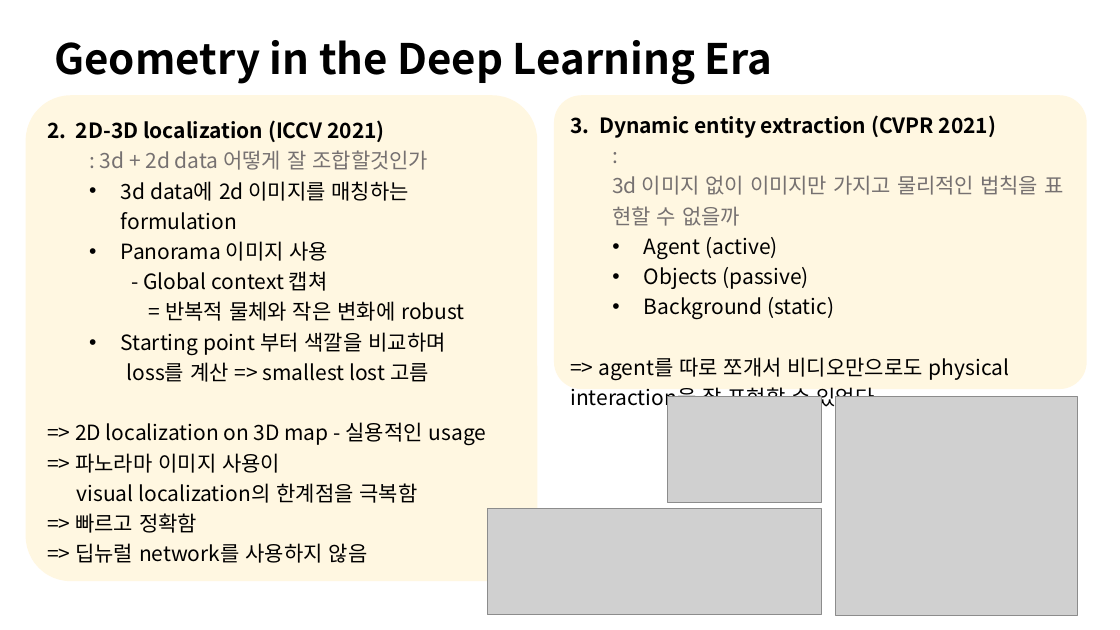
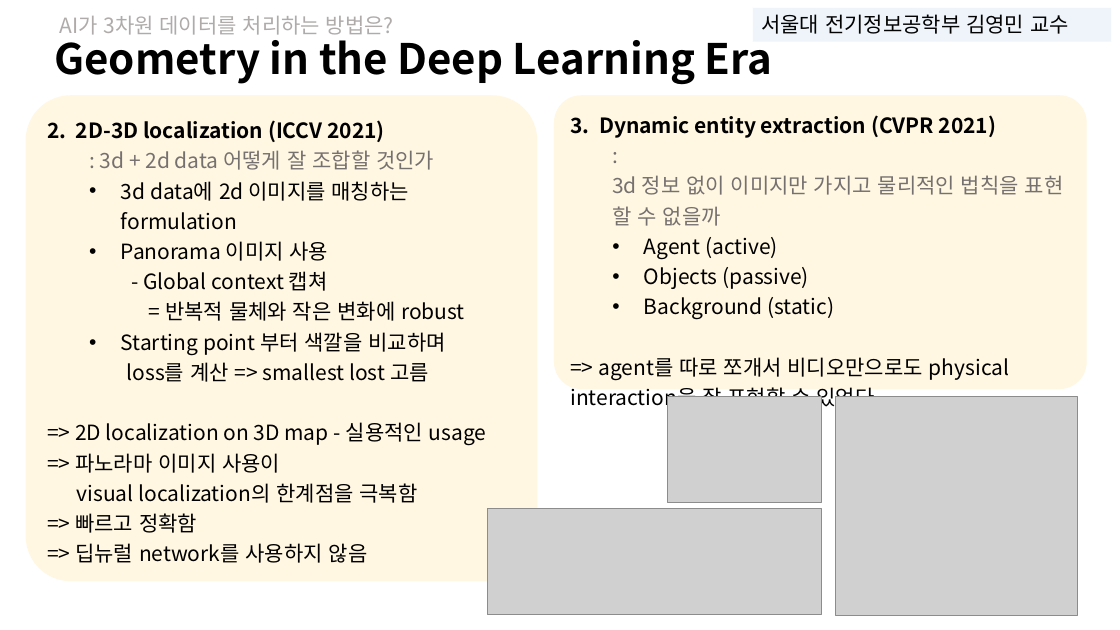
Before and after one commit to sohee98/DeepLearning_study, a slide deck: slide 8 of 미팅 자료/1주차(220316)-세미나영상요약.pptx. Drawn at 1120x630 pixels with LibreOffice and Linux fonts; fonts in the diff are those of the drawing; grey boxes stand for pictures. Boxes give left, top, right and bottom in pixels: in the first picture for what was removed or moved away, otherwise in the second. Text is boxed around its words. In the diff, an @@ line names an element or a change of style, - is before the commit and + after.

```diff
--- a/미팅 자료/1주차(220316)-세미나영상요약.pptx
+++ b/미팅 자료/1주차(220316)-세미나영상요약.pptx
@@ text added at bbox=[59, 16, 394, 35], 18 pt, text #AFABAB @@
+AI가 3차원 데이터를 처리하는 방법은?
@@ rectangle added at bbox=[753, 8, 1111, 41], fill #DEEBF7 at 50% opacity, 18 pt, text #030303 @@
+서울대 전기정보공학부 김영민 교수
@@ text in rounded rectangle at bbox=[100, 150, 434, 170]: spaces changed @@
-  : 3d + 2d data 어떻게 잘 조합할것인가
+  : 3d + 2d data 어떻게 잘 조합할 것인가
@@ text in rounded rectangle at bbox=[612, 175, 1064, 226]: text changed @@
-: 3d 이미지 없이 이미지만 가지고 물리적인 법칙을 표현할 수 없을까
+: 3d 정보 없이 이미지만 가지고 물리적인 법칙을 표현할 수 없을까
```
Also in this commit, not shown: 7 other slides changed, 7 other files.
